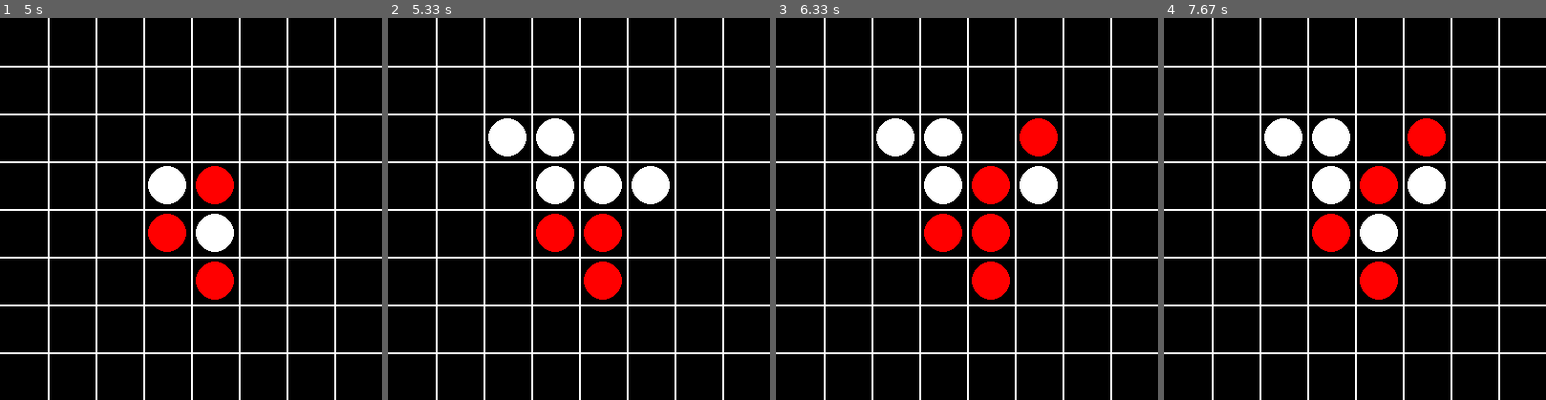
Above: before the commit, frames 1-4 (left to right).
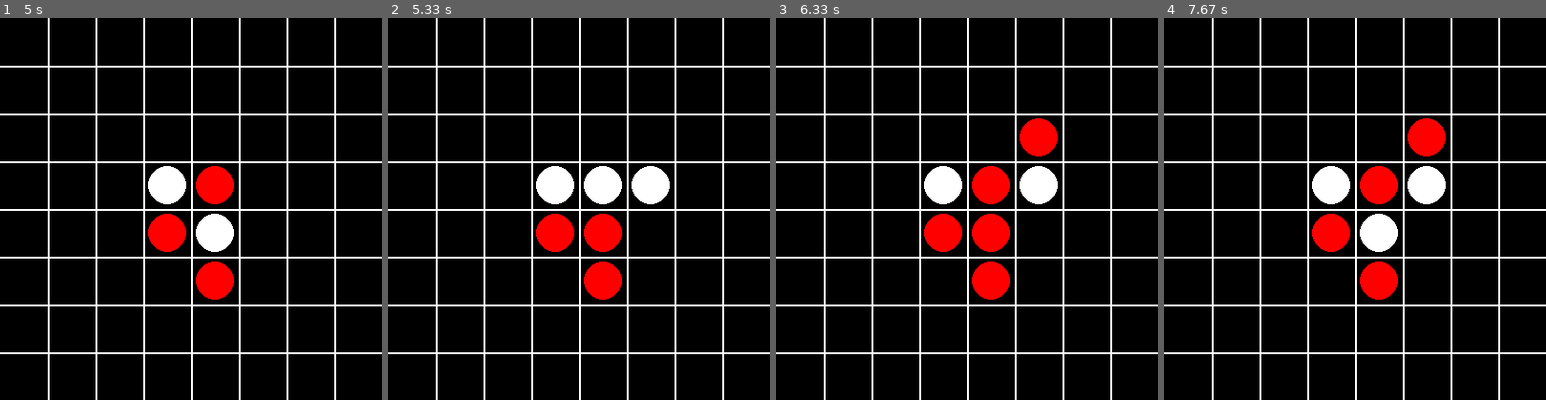
Above: after the commit, the same moments.

Repository: luiss-23/ProyOthello
Game: pygame game, started from Tablero400x400.py
Same seed, same stepped clock (60 frames per second), same inputs: the game is played once before the commit and once after it.
Inputs (mouse positions are in pixels of both pictures, inside the frame that each line leads up to):
- Up to frame 1 (5 s): type "1 (at the terminal prompt)" at 0 s; type "1 (at the terminal prompt)" at 0 s; click (313, 197) at 0.38 s; click (229, 293) at 0.85 s; move the mouse to (244, 75) at 1.17 s; click (244, 75) at 1.45 s; move the mouse to (99, 132) at 1.87 s; click (99, 132) at 2.22 s; move the mouse to (179, 144) at 2.7 s; click (179, 144) at 3.12 s; move the mouse to (336, 354) at 3.7 s; click (336, 354) at 4.15 s; move the mouse to (267, 178) at 4.7 s
- Up to frame 2 (5.33 s): click (655, 178) at 5.17 s
- Up to frame 3 (6.33 s): move the mouse to (1047, 140) at 5.72 s; click (1047, 140) at 6.2 s
- Up to frame 4 (7.67 s): move the mouse to (1244, 132) at 6.82 s; click (1244, 132) at 7.32 s

Frame 1 is identical in both runs. In frame 2, 1.5% of the frame differs, in the area x 26-49%, y 26-37%; in frame 3, 1.5%; in frame 4, 1.5%.

Commit message:
Arreglos

Diff:
--- a/Proyecto.py
+++ b/Proyecto.py
@@ -219,9 +219,9 @@
     return quedan
 
 def consumo(A:[int], i:int, j:int, turno:int) -> 'void':
-    consumoDiagonal(Tablero, F, C, Turno)
-    consumoHorizontal(Tablero, F, C, Turno)
-    consumoVertical(Tablero, F, C, Turno)
+    consumoDiagonal(A, F, C, Turno)
+    consumoHorizontal(A, F, C, Turno)
+    consumoVertical(A, F, C, Turno)
 
 Turno = random.choice(Jugadores)
 print('El primer jugador es: ' +str(Turno))
@@ -229,7 +229,7 @@
 while quedanFichas(fichas, movimientos) == True:
     F = int(input('Introduza la fila donde se hara el movimiento: '))
     C = int(input('Introduza la columna donde se hara el movimiento: '))
-    if esValida(Tablero,Copia,F,C,Turno) == True:
+    if esValida(Tablero,Copia,F,C,Turno):
         consumo(Tablero, F, C, Turno)
         reflejarJugada(Tablero, F, C, Turno)
         for i in range(len(Tablero)):
@@ -239,6 +239,6 @@
         Turno = cambiarJugador(Turno)
         print('El siguiente jugador es: ' +str(Turno))
         movimientos = movimientos + 1
-    elif esValida(Tablero,Copia,F,C,Turno) == False:
+    else:
         print("La jugada introducida no es valida.")
         print("Para que una jugada sea valida, la casilla no debe estar ocupada por una ficha y se deben consumir almenos una ficha.")
--- a/Tablero400x400.py
+++ b/Tablero400x400.py
@@ -257,9 +257,9 @@
     return quedan
 
 def consumo(A:[int], i:int, j:int, turno:int) -> 'void':
-    consumoDiagonal(Tablero, F, C, Turno)
-    consumoHorizontal(Tablero, F, C, Turno)
-    consumoVertical(Tablero, F, C, Turno)
+    consumoDiagonal(A, F, C, Turno)
+    consumoHorizontal(A, F, C, Turno)
+    consumoVertical(A, F, C, Turno)
 
 game_over = False
 
@@ -288,6 +288,7 @@
 	for event in pygame.event.get():
             if event.type == pygame.QUIT:
                 sys.exit()
+
             if event.type == pygame.MOUSEBUTTONDOWN:
                 (mouseX, mouseY) = pygame.mouse.get_pos()
                 (row, col) = boardPos (mouseX, mouseY)
@@ -295,10 +296,13 @@
                 C=col
                 centerX = ((col) * 50)+25
                 centerY = ((row) * 50)+25
+
                 if Turno==1:
                     color=red
+
                 elif Turno==2:
                     color=white
+
                 if esValida(Tablero,Copia,F,C,Turno)==True:
                     pygame.draw.circle(window,color,(centerX,centerY),20)
                     consumo(Tablero, F, C, Turno)
@@ -325,7 +329,7 @@
                 elif esValida(Tablero,Copia,F,C,Turno)==False:
                     print("La jugada introducida no es valida.")
                     print("Para que una jugada sea valida, la casilla no debe estar ocupada por una ficha y se deben consumir almenos una ficha.")
+                print(event)
                 pygame.display.update()
 
-
 	clock.tick(10)
